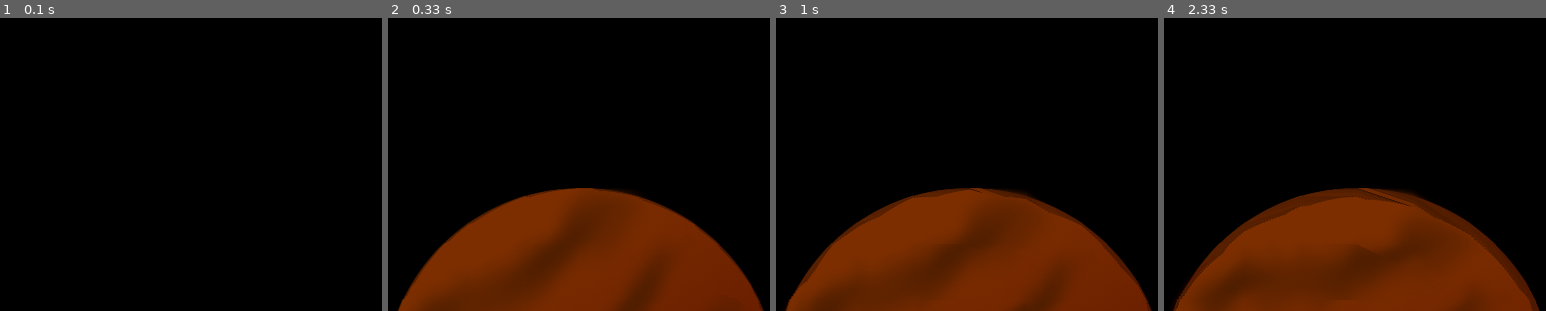
Above: before the commit, frames 1-4 (left to right).
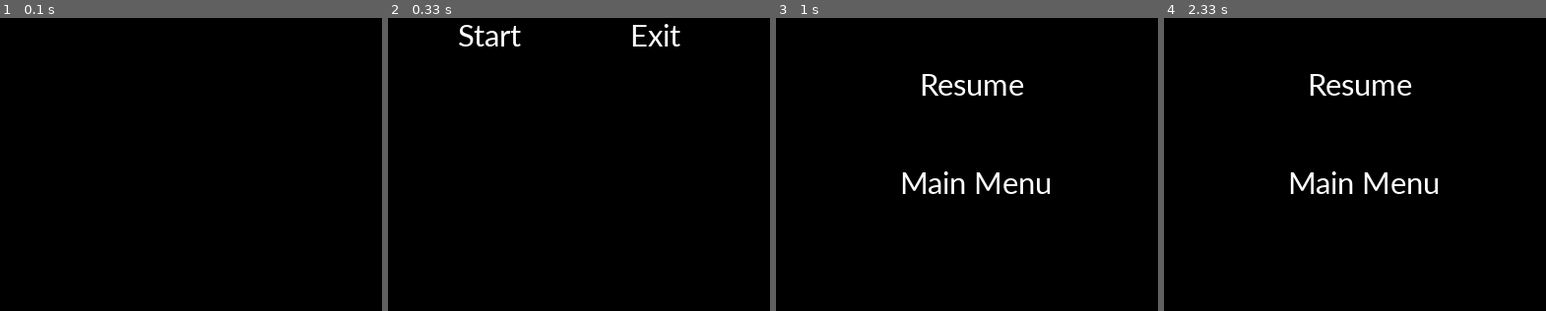
Above: after the commit, the same moments.

Repository: ViperPyWeek/ViperPyweek
Game: pygame game, started from src/copsGame.py
Two runs of this game, one before a commit and one after it. Both use one fixed random seed, a clock stepped at 60 frames per second and the inputs below.
Inputs (mouse positions are in pixels of both pictures, inside the frame that each line leads up to):
- Up to frame 1 (0.1 s): no input
- Up to frame 2 (0.33 s): no input
- Up to frame 3 (1 s): click (879, 32) at 0.43 s, where only the run after the commit has a clickable "Start"; hold Esc from 0.67 s (still down)
- Up to frame 4 (2.33 s): release Esc at 1.13 s; click (1362, 179) at 1.3 s; click (1267, 32) at 1.8 s, where only the run after the commit has a clickable "Start"; hold Esc from 2.07 s (still down)

Frame 1 is identical in both runs. In frame 2, 30% of the frame differs, in the area x 2-99%, y 2-100%; in frame 3, 31%; in frame 4, 31%, in the area x 2-99%, y 19-100%.

Commit message:
Add menu screen and pause screen
Press escape when in the game to activate pause screen

Diff:
--- a/src/copsGame.py
+++ b/src/copsGame.py
@@ -6,29 +6,57 @@
 window = pygame.display.set_mode((400, 400))  # creating pygame window
 pygame.display.set_caption("Space Force")
 mars = pygame.image.load(r"Repo\ViperPyweek\src\assets\mars.png")
-#shapesHelpers.init(window)
-#shapesHelpers.line(1, 1, 400, 400) # shapehelpers is working
+shapesHelpers.init(window)
+font = pygame.font.SysFont('Corbel', 35)
+menuDisp = True
+pauseDisp = False
+white = (255, 255, 255)
 
 def drawPlanet(planetSprite):
     global window
     window.blit(planetSprite, (0, 275))
 
-def rotatePlanet(planet, angle): # https://www.pygame.org/wiki/RotateCenter?parent=CookBook
-    origPlanet = planet.get_rect()
-    rotatedPlanet = pygame.transform.rotate(planet, angle)
-    planetRect = origPlanet.copy()
-    planetRect.center = rotatedPlanet.get_rect().center
-    finalRotate = rotatedPlanet.subsurface(planetRect).copy()
-    return finalRotate
+def mainMenu():
+    exitButton = font.render('Exit', True, white)
+    window.blit(exitButton , (250, 100))
+    startButton = font.render('Start', True, white)
+    window.blit(startButton , (75, 100))
+
+def pauseScreen():
+    shapesHelpers.rect(0, 0, 400, 400, red=0, green=0, blue=0)
+    resumeButton = font.render('Resume', True, white)
+    window.blit(resumeButton, (150, 150))
+    menuButton = font.render('Main Menu', True, white)
+    window.blit(menuButton, (130, 250))
 
 while True:
     pygame.time.wait(100)
     for event in pygame.event.get():
-        # if the user wants to quit(presses the X in top right)
-        if event.type == pygame.QUIT:
+        if event.type == pygame.MOUSEBUTTONDOWN:
+            mouse = pygame.mouse.get_pos()
+            if 305 >= mouse[0] >= 250 and 100 <= mouse[1] <= 135 and menuDisp:
+                pygame.quit()
+                sys.exit()
+            elif 140 >= mouse[0] >= 75 and 100 <= mouse[1] <= 135 and menuDisp:
+                menuDisp = False
+            elif 260 >= mouse[0] >= 150 and 150 <= mouse[1] <= 185 and pauseDisp:
+                pauseDisp = False
+            elif 260 >= mouse[0] >= 150 and 250 <= mouse[1] <= 285 and pauseDisp:
+                pauseDisp = False
+                menuDisp = True
+        elif event.type == pygame.KEYDOWN:
+            if not menuDisp and pygame.K_ESCAPE and pauseDisp:
+                pauseDisp = False
+            elif not menuDisp and pygame.K_ESCAPE:
+                pauseScreen()
+                pauseDisp = True
+        elif event.type == pygame.QUIT:
             pygame.quit()
             sys.exit()
-    drawPlanet(mars) # weird blotch on it, when i take out of loop it disappears?
-    angle = -1  # play around with this a bit
-    mars = rotatePlanet(mars, angle)
+    if not pauseDisp:
+        shapesHelpers.rect(1, 1, 400, 400, red=0, green=0, blue=0)
+    if not menuDisp and not pauseDisp:
+        drawPlanet(mars)
+    if menuDisp:
+        mainMenu()
     pygame.display.update()  # updates the display
--- a/src/shapesHelpers.py
+++ b/src/shapesHelpers.py
@@ -5,8 +5,11 @@
     global window
     window = win
 
-def rect(x, y, width, height, red=155, green=155, blue=155):  # rectangle drawing function
-    pygame.draw.rect(window, (red, green, blue), (x, y, width, height))
+def rect(x, y, width, height, red=155, green=155, blue=155, strokeWeight=404):  # rectangle drawing function
+    if strokeWeight == 404:
+        pygame.draw.rect(window, (red, green, blue), (x, y, width, height))
+    else:
+        pygame.draw.rect(window, (red, green, blue), (x, y, width, height), width = strokeWeight)
 
 
 def line(x1, y1, x2, y2, red=155, green=155, blue=155, strokeWeight=1):  # line drawing function
